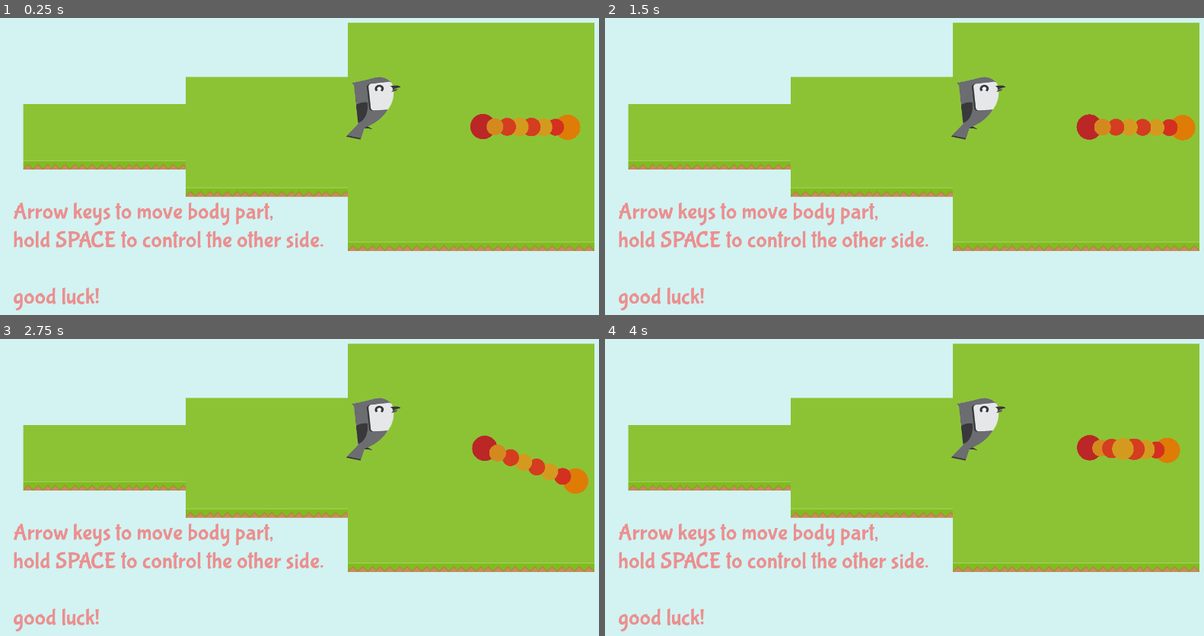
Above: before the commit, frames 1-4 (two rows, left to right).
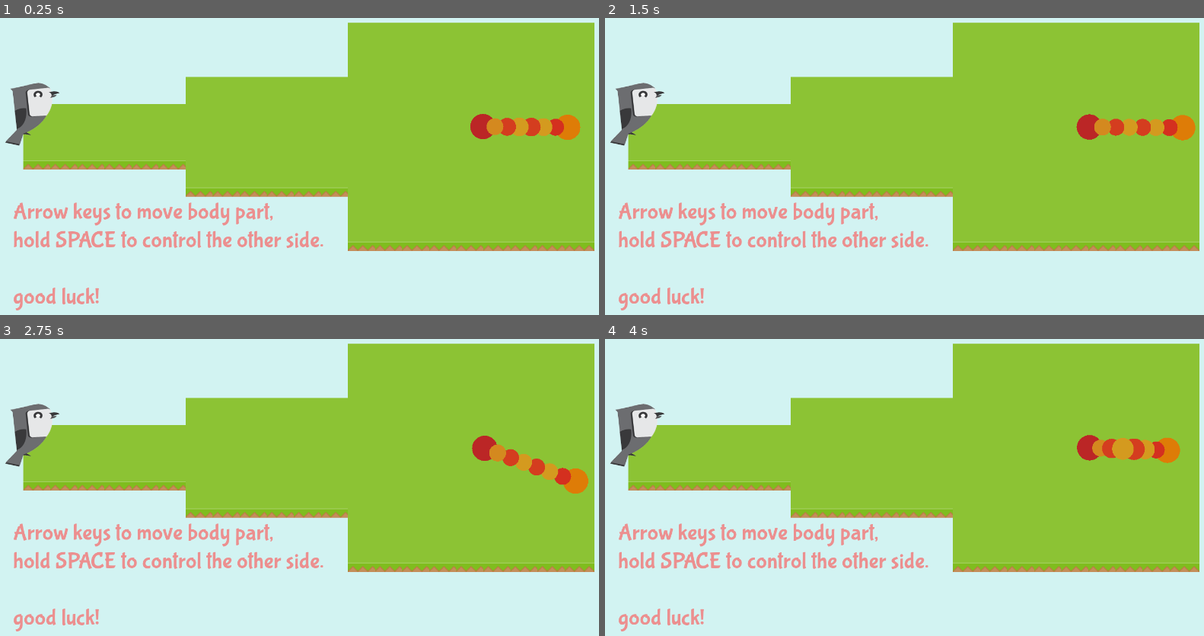
Above: after the commit, the same moments.

Repository: AlecTroemel/LudumDare46-EarlyWorm
Game: Godot game, scene res://Level/Level0.tscn
The game is run twice, just before and just after one commit, with the same random seed, the same clock (stepped at 60 frames per second) and the same inputs. The project has no main scene, so this scene is started directly.
Inputs:
- Up to frame 1 (0.25 s): no input
- Up to frame 2 (1.5 s): tap Enter (ui_accept) at 0.5, 0.77 s; hold Right (ui_right) 0.53-1.28 s; tap Space at 0.6, 1.35 s; hold Down (ui_down) from 1.28 s (still down)
- Up to frame 3 (2.75 s): tap Enter (ui_accept) at 1.52 s; release Down (ui_down) at 2.03 s; hold Right (ui_right) from 2.03 s (still down); tap Space at 2.1 s
- Up to frame 4 (4 s): release Right (ui_right) at 2.78 s; hold Up (ui_up) 2.78-3.53 s; tap Space at 2.85, 3.6 s; tap Enter (ui_accept) at 3.02, 3.77 s; hold Left (ui_left) from 3.53 s (still down)

The runs differ from the first frame. In frame 1, 1.8% of the frame differs, in the area x 0-67%, y 19-44%; in frame 2, 1.8%; in frame 3, 1.8%; in frame 4, 1.8%.

Commit message:
move the bird

Diff:
--- a/Level/Level0.tscn
+++ b/Level/Level0.tscn
@@ -100,5 +100,5 @@
 position = Vector2( 1151.09, 629.211 )
 
 [node name="Bird" parent="World" instance=ExtResource( 3 )]
-position = Vector2( 893.971, 583.599 )
+position = Vector2( 87.0074, 597.664 )
 [connection signal="area_entered" from="World/Bird" to="." method="_on_Bird_area_entered"]
